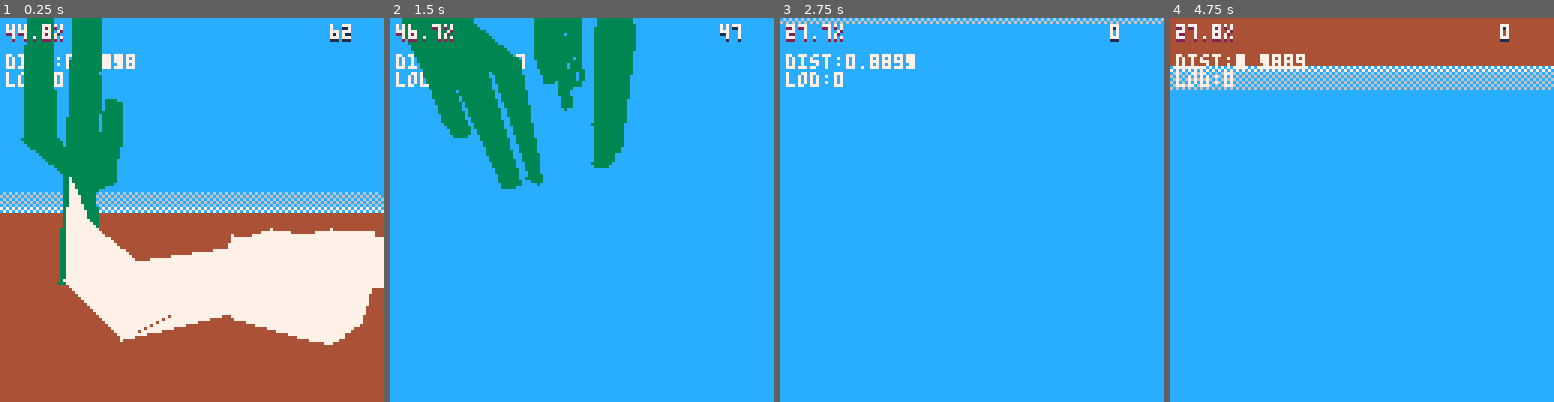
Above: before the commit, frames 1-4 (left to right).
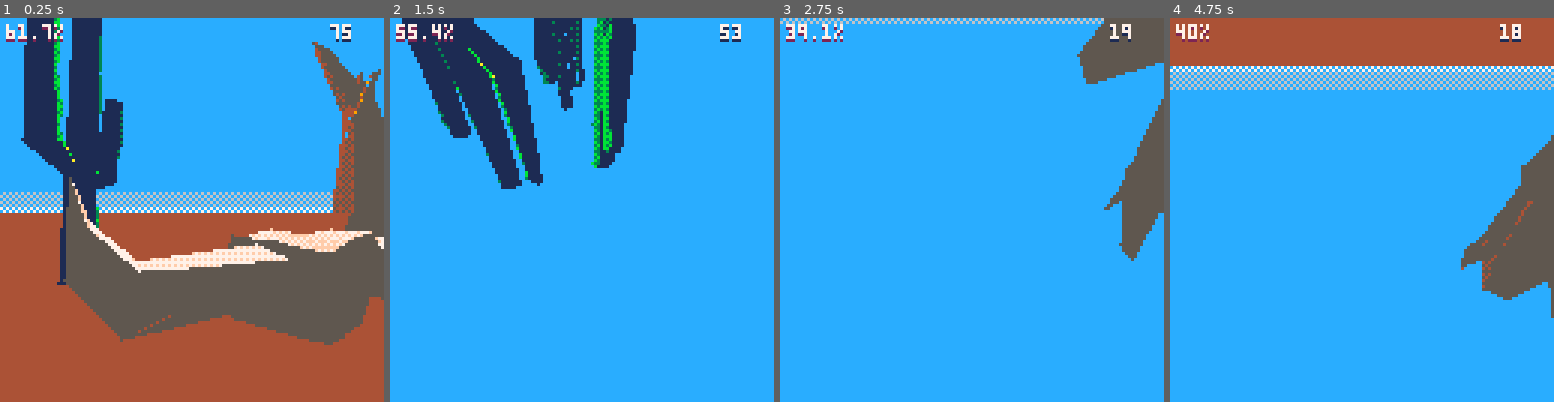
Above: after the commit, the same moments.

Repository: freds72/hl3
Game: PICO-8 cartridge carts/hl3.p8
Two runs of this game, one before a commit and one after it. Both use one fixed random seed, a clock stepped at 60 frames per second and the inputs below.
Inputs (mouse positions are in pixels of both pictures, inside the frame that each line leads up to):
- Up to frame 1 (0.25 s): no input
- Up to frame 2 (1.5 s): click (459, 121) at 0.67 s; click (520, 267) at 1.22 s
- Up to frame 3 (2.75 s): click (975, 114) at 1.77 s; hold Left 1.97-2.37 s; click (1037, 259) at 2.32 s; hold Down from 2.42 s (still down)
- Up to frame 4 (4.75 s): release Down at 2.82 s; click (1492, 106) at 2.87 s; hold Right 2.87-3.53 s; click (1254, 256) at 3.42 s; hold Up 3.58-4.08 s; click (1315, 102) at 3.97 s; hold Right 4.13-4.53 s; click (1381, 248) at 4.52 s; hold Down from 4.58 s (still down)

The runs differ from the first frame. In frame 1, 32% of the frame differs, in the area x 1-100%, y 0-86%; in frame 2, 14%; in frame 3, 6.8%; in frame 4, 7.0%.

Commit message:
optimized 3d models

Diff:
--- a/carts/hl3.p8
+++ b/carts/hl3.p8
@@ -101,7 +101,7 @@
 end
 
 -- dither pattern 4x4 kernel
-local dither_pat=json_parse'[0xffff.8,0x7fff.8,0x7fdf.8,0x5fdf.8,0x5f5f.8,0x5b5f.8,0x5b5e.8,0x5a5e.8,0x5a5a.8,0x1a5a.8,0x1a4a.8,0x0a4a.8,0x0a0a.8,0x020a.8,0x0208.8,0x0000.8]'
+local dither_pat=json_parse'[0xffff,0x7fff,0x7fdf,0x5fdf,0x5f5f,0x5b5f,0x5b5e,0x5a5e,0x5a5a,0x1a5a,0x1a4a,0x0a4a,0x0a0a,0x020a,0x0208,0x0000]'
 
 --3d
 -- world axis
@@ -109,6 +109,7 @@
 
 -- models & actors
 local all_models,actors,cam={},{}
+local sun_dir={0,0.707,0.707}
 
 function _init()
  -- mouse support
@@ -129,6 +130,9 @@
  	add(actors,make_actor("cactus",{rnd(10)-5,-1,rnd(10)-5},rnd(360)))
 	end
 	add(actors,make_actor("bone",{rnd(10)-5,-1,rnd(10)-5},rnd(360)))
+	add(actors,make_actor("tree",{rnd(10)-5,-1,rnd(10)-5},rnd(360)))
+	--add(actors,make_actor("palmtree",{rnd(10)-5,-1,rnd(10)-5},rnd(360)))
+	add(actors,make_actor("rock",{rnd(10)-5,-1,rnd(10)-5},rnd(360)))
 end
 
 -- execute the given draw commands from a table
@@ -219,10 +223,12 @@
  -- actual draw
 	for i=1,#objs do
 		local d=objs[i]
-    if d.kind==3 then
-			project_poly(d.v,d.c)
-    end
+   if d.kind==3 then
+    fillp(d.fp)
+		 	project_poly(d.v,d.c)
+   end
  end
+ fillp()
 
  print(#objs,110,3,1)
  print(#objs,110,2,7)
@@ -307,6 +313,11 @@
  local x,y,z=cam_pos[1],cam_pos[2],cam_pos[3]
 	cam_pos={m[1]*x+m[2]*y+m[3]*z,m[5]*x+m[6]*y+m[7]*z,m[9]*x+m[10]*y+m[11]*z}
 
+ -- sun dir in object space
+ x,y,z=sun_dir[1],sun_dir[2],sun_dir[3]
+	local light={m[1]*x+m[2]*y+m[3]*z,m[5]*x+m[6]*y+m[7]*z,m[9]*x+m[10]*y+m[11]*z}
+
+
  -- select lod
  local safe_pos=v_clone(cam_pos)
  -- todo: using nm?
@@ -323,8 +334,6 @@
  -- not visible?
  if(lodid>=#model.lods) return
  model=model.lods[lodid+1]
-
- print("dist:"..d.."\nlod:"..lodid,2,12,7)
 
  -- reset collision groups
  local groups={}
@@ -371,7 +380,14 @@
    if (outcode==6 or band(outcode,1)==1) and
       f.c!=15 then -- collision hull?
     vertices=z_poly_clip(0.25,vertices)
-	  	if(#vertices>2) add(out,{key=-64*#f.vi/z,v=vertices,c=f.c,kind=3})
+	  	if #vertices>2 then
+   		local c=max(4*v_dot(n,light))
+   		-- get floating part
+   		local cf=(#dither_pat-1)*(1-c%1)
+   		c=bor(shl(sget(min(c+1,4),f.c),4),sget(c,f.c))
+
+	  	 add(out,{key=-64*#f.vi/z,v=vertices,c=c,fp=dither_pat[flr(cf)+1],kind=3})
+	  	end
  	 end
 	  --print(outcode,2,12,13)
 	  --return
@@ -788,3 +804,36 @@
 
 
 
+…(15 lines of a section not shown)…
+__map__
+040003070105040003020305040003080901040003050608040003030b060400040b03020a109a91787a9f7d84607c728a9b638d7a767b62967c9791988c839d747e9f887f607e8060836a819761897c787e619e83760a40023fff400d400e3fff4002400840003fee3ff740013ff33ffb400a3ff13ff3400040063ff7400c40
+084003400b400e400e40084003400740083fee070400040504030a0400050102030406040004090201080400040a03020904000407060405040004010607080400050a0908070507777d617f607e967c979e8377628a7a71809c85a07e081b0c17181f1d101001024010405002643ffa40593fcf4010406e3feb401e406c3fe4
+400a40553fc73ffc40623fd14003406e3fdd400e405c3fc74019406a3fd13ffe404c3fcb401b406c3ff04004405f3fc9400d406f3fd5400b40723fe5401c406f3fdc401540733fe34005406f3fdf402740583fcb401c406d3fe64027406b3fef403640543fd4402740613fce402140693fd74039405b3fd6403440693fe5402e
+404b3fcb401c406c3ff2402c406c3fdc4030405e3fd2401d40703fe0402c40703feb402240733fe94037405d3fda404540593ffb4023406d3fed401d406d3ff8403d405d400a4044405f3ff74035406b3fed402140733fff403d4064400a4043405140074018406b3ff1404240634001403140703ff9402840723fed40224075
+3ff4403a4066400840254051401b4022406c3ffb4013406a3ffa40144051401c4026405a401940274069400940124059401d400f4068400b401d4046401d401a406b3ff2401b406b400d401c405a401b4024407040004011406f4001401b40723ffc4012405c401940274066400b3ff5405940064017406c3ffa4014406b3feb
+3ff040593ff53ff840614006400a406c40033fef40613ff34003406c3fec3fef404e3fff401e406a3ff04005406f3ff83ff440623ffd401440713ffd400f40703feb401640723ff33ff340633ff23fff40003ff54019406c3ff03ff540003ffb3ff5400040064019406c3ff53fff4000400c400940004006400940003ffb401e
+406d3ff34001401a3ff7401a40503fee4015404f3ff13ff940173ffc4016404f3ff53ff940164004401a40523ff84001401a4007402040563ff34009402040014008401c3ffb620300030f020a030003010b090300030c0506030003040b070300030f030e0300030c0e080300030c0d0f0300030f0d0203000301050b030003
+0c0b0503000304090b0300030f0a030300030c0f0e0300030c100d030004070b0c08030004201c1b180300031f121a030003111c190300031b1516030003141c170300031f131e0300031b1e180300031b1d1f0300031f1d1203000311151c0300031b1c1503000314191c0300031f1a130300031b1f1e0300031b161d030003
+2e222a030003212b29030003242b280300032c2f2b0300032c2d2e0300032c272e0300032e27230300032e2d2203000321252b030004262c2b2503000324292b0300032e2a230300032c262d0300032f272c0300033e3139030003303b38030003333b38030003333b360300033e323d0300033a3f3b0300033a3d370300033a
+3c3e0300033a34400300033e3c3103000330343b0300033e39320300033a373f0300033a3e3d0300033a353c0300033a3b340300034f424a030003414c490300034b4546030003444c470300034f434e0300034b504c0300034b4e480300034b4d4f0300034f4d4203000341454c0300034b4c4503000344494c0300034f4a43
+0300034b48500300034b4f4e0300034b464d0400035b525c040003525e5c04000355605e04000355626004000362525b040003636264040003615f5e0400035d5e5f04000352555e0400035559620400036259520400035e60610400035d5c5e0400045a5b5c5d040004616357560400046062636104000464625b5a0400045f
+615654040004515a5d5304000463645857040004645a5158040004535d5f5462826472937c998e6890867d9f6c687a79648f8461877f64709478978c6a948a7f9e6b687e7b638b876287806d9a6a6e8f96697e70789a7c6895727e9d806b686f66877a628a976c7772749a726d956c79987a696a7663887e66938c6d97627b77
+6383726f6679766282889f8665908092709561787b6b688368786d976d757264868a9c8c70698f7c7e607f82a07b84618f6b93816b688966707e6274766a6c746c967a7b6192698d89696c8363747766707c6b68696d759d77758d66739d7e736d709493667d8d638785617d64717a9b74739167779e777a736d969165858661
+818863746f816560848370829c9482999182659e7585718e99638f816084818f819c8e81636b8e94648f8470836490849b957d9894746a72869c708465a0817f9081646085801e401440673fec401d406c3fe23ffa405a3fce4006406c3fdf4008404d3fd4401c406d3fe5402440683fee4027405b3fcb4036405a3fdd402e40
+4b3fcb4027406f3fec401d40693ff3402140743fff403840644008403640513ffb401e40683ff74013406a3ffc4011405940174020404740134026406640094016406f3ffc401540673fed3ff540603ff13ff9404d3fff400540003ff73ff440004000400140004009401f406d3fee4017406d3ff2401d406d3ff60f03000304
+01020300040402050303000308090a0300030906070300030908060300030d0b0c0300031411120300031410110300031412130300031517180300031516170300040e0f0b0d0400041a191c1d0400041b1a1d1e0400041b191c1e0f82637276749c6876936e668171668b946a8d85656f7a617f717a648f716888648e666f89
+7181646f899a61877a0000000000000000000000000000000000000000000000000000000000000000000000000000000000000000000000000000000000000000000000000000000000000000000000000000000000000000000000000000000000000000000000000000000000000000000000000000000000000000000000
Not shown, changed: 66 lines of the sprite sheet (__gfx__) section of carts/hl3.p8
Not shown, changed: models/bones.blend
Not shown, changed: models/cactus.blend
Not shown, added: models/palmtree.blend
Not shown, added: models/plant.blend
Not shown, added: models/rock.blend
Not shown, changed: models/run_export.py
Not shown, added: models/tree.blend
